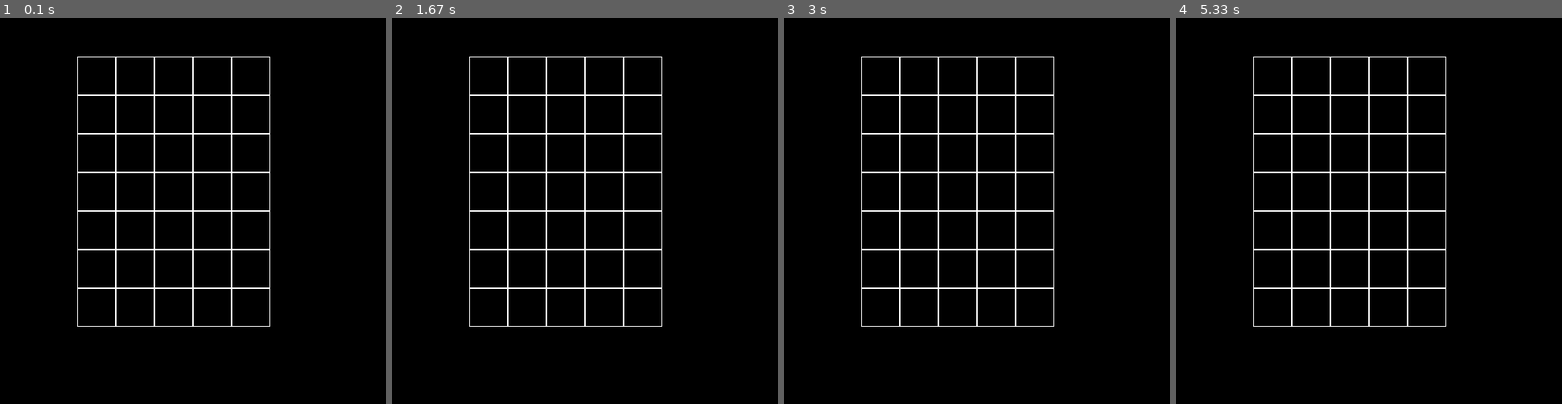
Above: before the commit, frames 1-4 (left to right).
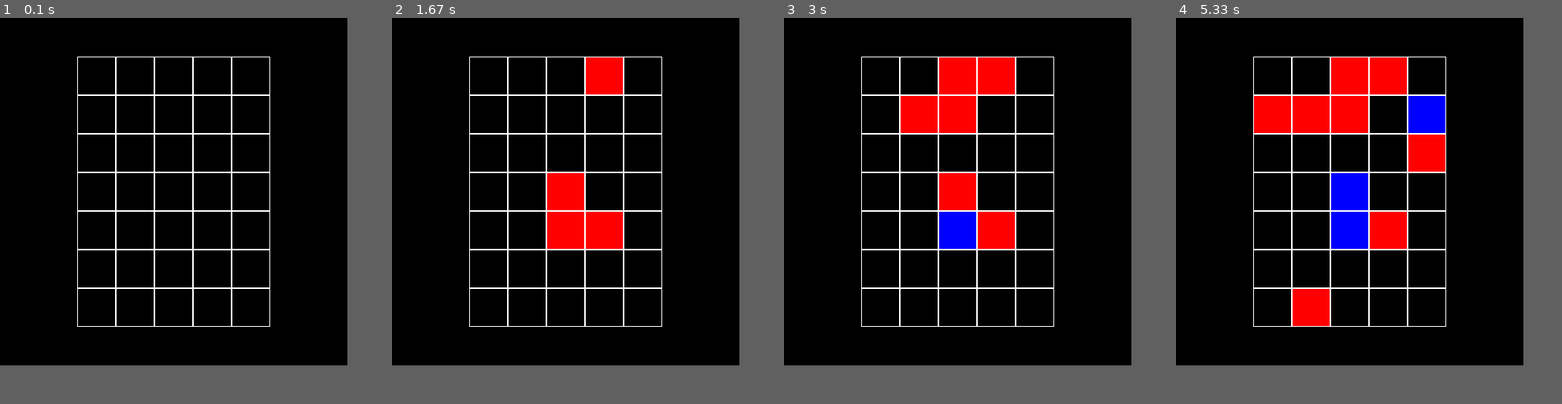
Above: after the commit, the same moments.

Repository: ZEFERUS777/PyGame-Yandex-
Game: pygame game, started from PG3/P1.py
Same seed, same stepped clock (60 frames per second), same inputs: the game is played once before the commit and once after it.
Inputs (mouse positions are in pixels of both pictures, inside the frame that each line leads up to):
- Up to frame 1 (0.1 s): no input
- Up to frame 2 (1.67 s): click (565, 191) at 0.38 s; click (565, 214) at 0.72 s; click (615, 72) at 1.05 s; click (604, 222) at 1.38 s
- Up to frame 3 (3 s): click (965, 75) at 1.72 s; click (961, 226) at 2.05 s; click (946, 133) at 2.38 s; click (907, 118) at 2.72 s
- Up to frame 4 (5.33 s): click (1442, 160) at 3.05 s; click (1423, 129) at 3.88 s; click (1426, 106) at 4.22 s; click (1365, 176) at 4.55 s; click (1272, 129) at 4.88 s; click (1299, 292) at 5.22 s
In our replay, the window is 500x500 before the commit and 450x450 after it. These sizes can differ from the game's own. Grey fills any space a smaller window leaves; there, only what the larger window draws over its background counts as a difference.

The runs differ from the first frame. In frame 1, only the window size differs. In frame 2, 3.7% of the frame differs, in the area x 40-60%, y 10-60%; in frame 3, 6.5%; in frame 4, 10%, in the area x 20-70%, y 10-80%.

Commit message:
complete task

Diff:
--- a/PG3/P1.py
+++ b/PG3/P1.py
@@ -1,11 +1,12 @@
 import sys
-
 import pygame
 
 pygame.init()
 
 BLACK = (0, 0, 0)
 WHITE = (255, 255, 255)
+RED = (255, 0, 0)
+BLUE = (0, 0, 255)
 
 
 class Board:
@@ -16,22 +17,35 @@
         self.left = left
         self.top = top
         self.cell_size = cell_size
-        self.screen = pygame.display.set_mode((500, 500))
+        self.screen = pygame.display.set_mode(
+            (self.width * self.cell_size + 2 * self.left, self.height * self.cell_size + 2 * self.top))
 
     def set_view(self, left, top, cell_size):
         self.left = left
         self.top = top
         self.cell_size = cell_size
+        self.screen = pygame.display.set_mode(
+            (self.width * self.cell_size + 2 * self.left, self.height * self.cell_size + 2 * self.top))
 
     def render(self, screen):
         for x in range(self.width):
             for y in range(self.height):
+                color = self.get_color(self.board[y][x])
                 rect = pygame.Rect(self.left + x * self.cell_size, self.top + y * self.cell_size, self.cell_size,
                                    self.cell_size)
+                pygame.draw.rect(screen, color, rect)
                 pygame.draw.rect(screen, WHITE, rect, 1)
 
-    def get_cell(self, nouse_pos):
-        x, y = nouse_pos
+    def get_color(self, value):
+        if value == 0:
+            return BLACK
+        elif value == 1:
+            return RED
+        elif value == 2:
+            return BLUE
+
+    def get_cell(self, mouse_pos):
+        x, y = mouse_pos
         x -= self.left
         y -= self.top
 
@@ -42,9 +56,13 @@
     def handle_click(self, mouse_pos):
         cell = self.get_cell(mouse_pos)
         if cell is not None:
-            print(cell)
-        else:
-            print(None)
+            self.toggle_colors(cell)
+
+    def toggle_colors(self, cell):
+        x, y = cell
+        current_color = self.board[y][x]
+        next_color = (current_color + 1) % 3
+        self.board[y][x] = next_color
 
     def run(self):
         clock = pygame.time.Clock()
